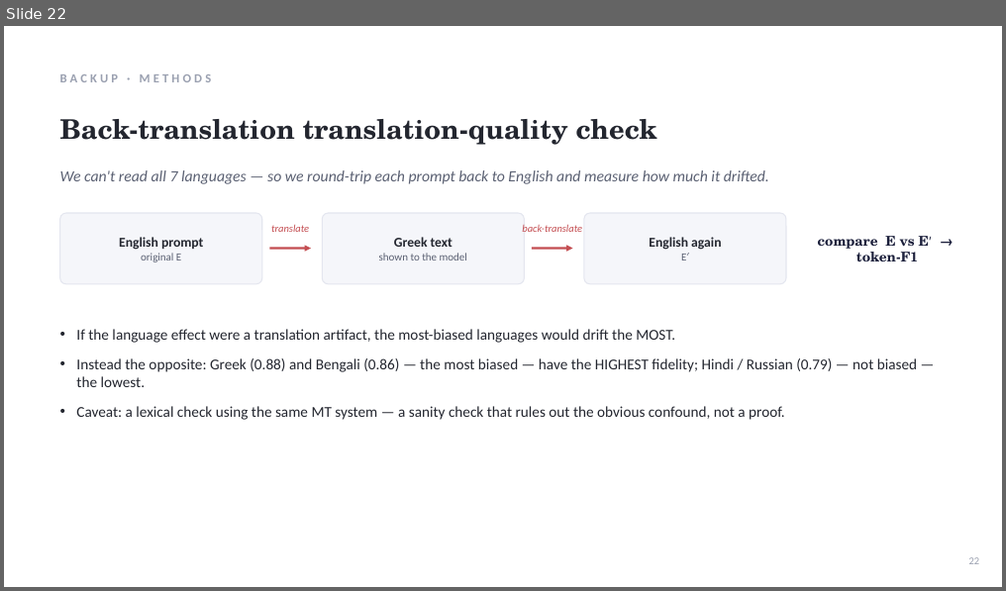
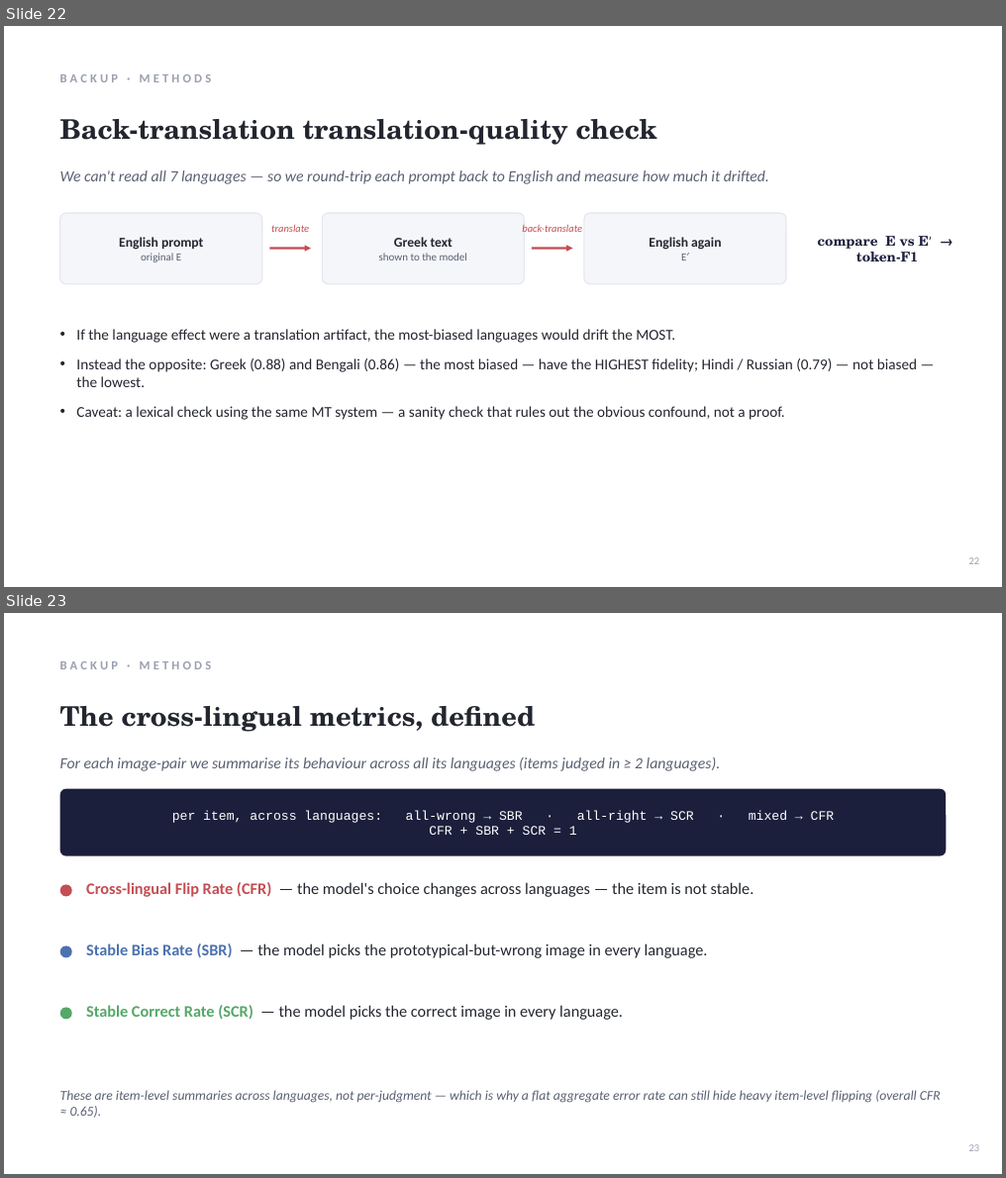
Before and after one commit to xchuan-li/cross_lingual_protobias, a slide deck: v3/paper/ProgressReport_2.pptx. Shown one above the other, each under a label of ours: slide 22 before the commit, slides 22 and 23 after it. The pictures are 1006x591 and 1006x1178 pixels, drawn with LibreOffice and Linux fonts; fonts in the diff are those of the drawing. Boxes give left, top, right and bottom in pixels: in the first picture for what was removed or moved away, otherwise in the second. Text is boxed around its words. In the diff, an @@ line names an element or a change of style, - is before the commit and + after.

```diff
--- a/v3/paper/ProgressReport_2.pptx
+++ b/v3/paper/ProgressReport_2.pptx
@@ slide 23 added at [4,613,1002,1174], background #FFFFFF @@
@@ text added at [60,662,212,669], 12 pt, text #9AA0B0, bold @@
+BACKUP · METHODS
@@ text added at [60,706,535,732], 26 pt, text #23262F, bold @@
+The cross-lingual metrics, defined
@@ text added at [60,758,721,771], 15 pt, text #5A6072, italic @@
+For each image-pair we summarise its behaviour across all its languages (items judged in ≥ 2 languages).
@@ rounded rectangle added at [60,789,945,857], fill #1B1F3B @@
@@ text added at [172,810,694,835], 12.5 pt, text #FFFFFF @@
+per item, across languages: all-wrong → SBR · all-right → SCR · mixed → CFR
+CFR + SBR + SCR = 1
@@ ellipse added at [60,884,72,897], fill #C44E52 @@
@@ text added at [86,882,754,897], 15.5 pt, text #23262F @@
+Cross-lingual Flip Rate (CFR) — the model's choice changes across languages — the item is not stable.
@@ ellipse added at [60,947,72,959], fill #4C72B0 @@
@@ text added at [86,944,708,959], 15.5 pt, text #23262F @@
+Stable Bias Rate (SBR) — the model picks the prototypical-but-wrong image in every language.
@@ ellipse added at [60,1008,72,1020], fill #55A868 @@
@@ text added at [86,1005,623,1020], 15.5 pt, text #23262F @@
+Stable Correct Rate (SCR) — the model picks the correct image in every language.
@@ text added at [60,1090,941,1118], 13 pt, text #5A6072, italic @@
+These are item-level summaries across languages, not per-judgment — which is why a flat aggregate error rate can still hide heavy item-level flipping (overall CFR ≈ 0.65).
@@ text added at [969,1145,980,1152], 10 pt, text #9AA0B0 @@
+23
```
Also in this commit, not shown: 3 slides changed, 1 other file.
